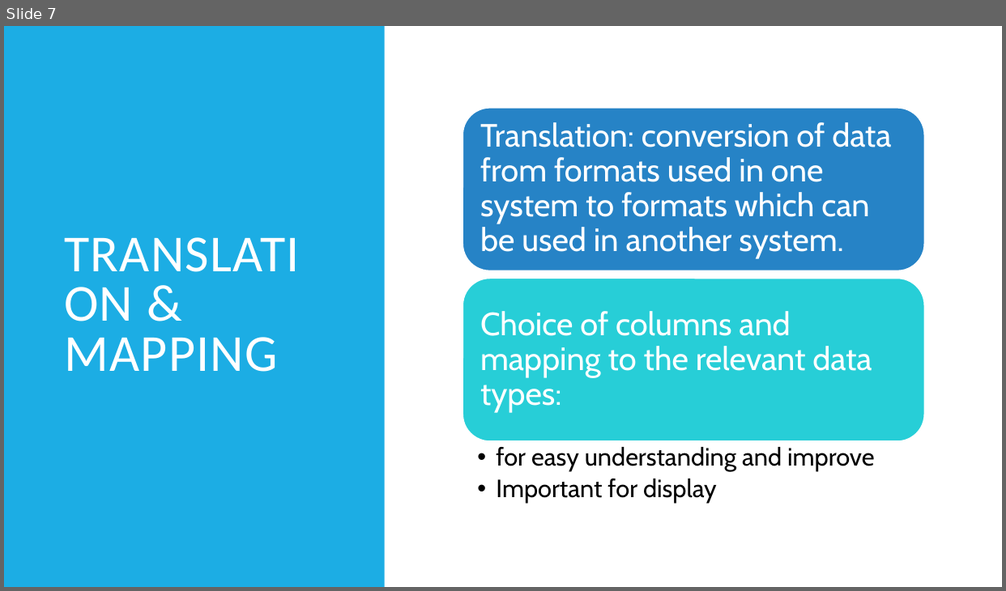
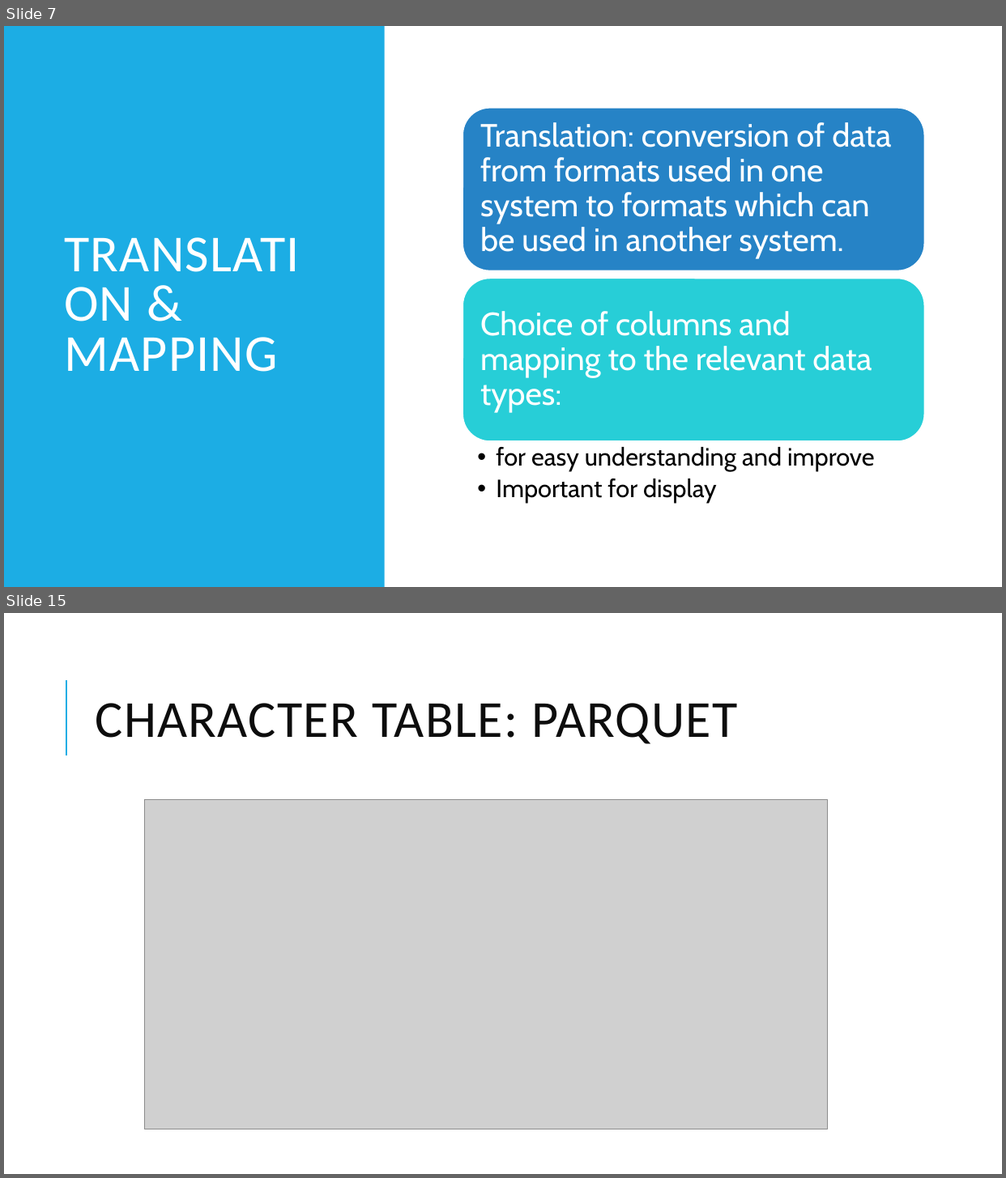
Before and after one commit to KyoldFusion/IMDB-Netflix-, a slide deck: PROJECT 2.pptx. Shown one above the other, each under a label of ours: slide 7 before the commit, slides 7 and 15 after it; the slides between them are not shown. The pictures are 1006x591 and 1006x1178 pixels, drawn with LibreOffice and Linux fonts; fonts in the diff are those of the drawing; grey boxes stand for pictures. Boxes give left, top, right and bottom in pixels: in the first picture for what was removed or moved away, otherwise in the second. Text is boxed around its words. In the diff, an @@ line names an element or a change of style, - is before the commit and + after.

```diff
--- a/PROJECT 2.pptx
+++ b/PROJECT 2.pptx
@@ slide 15 added at bbox=[4, 613, 1002, 1174], background #FFFFFF @@
@@ line added from (66, 756) to (66, 680), #1CADE4 1.5 pt @@
@@ title added at bbox=[96, 703, 737, 744], 50 pt, text #0D0D0D @@
+CHARACTER TABLE: PARQUET
@@ picture added at bbox=[144, 800, 827, 1130] @@
```
Also in this commit, not shown: 7 slides changed, 2 other slides added.
